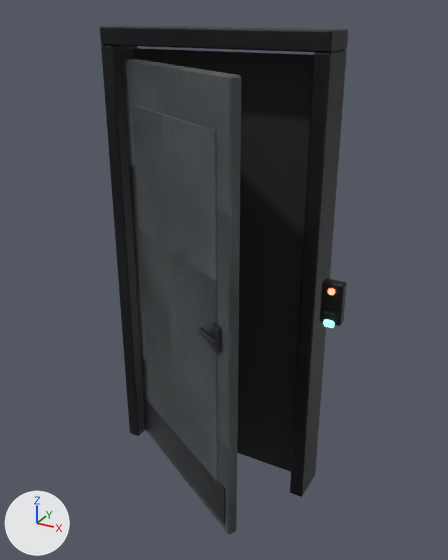
Renders of the glTF model hush-fp/src/assets/props/door_keycard.glb from each side of a commit.
Camera for both pictures: a camera (50 mm lens) standing at (1.42, -2.52, 2.36) and looking at (0.12, -0.16, 1.18). The axes (+X, +Y, +Z) are drawn at lower left. The lights are the same throughout. The older version comes first. Where no turn or scale is listed for an object, it has been applied to the vertices. Vertices at exactly the same position are counted once.

Objects in the first picture: 'door', 'frame'.
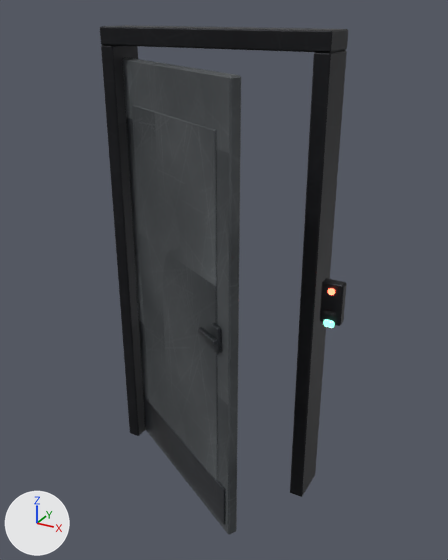
What differs and where, as boxes (x1, y1, x2, y2) in the pictures (448 x 560 px):
```json
{"part": 1, "of": "me_frame", "change": "deleted", "before": [133, 48, 314, 472], "on screen": "black"}
{"part": 2, "of": "me_frame", "change": "surface changed", "before": [120, 45, 317, 474], "after": [120, 45, 317, 474]}
```

Edits to the scene script, one JSON object a line:
```json
{"block": "me_frame", "where": "# used by ob_frame; location = (0.0, 0.0, 0.0)"}
{"op": "remove", "block": "me_frame", "code": "me_frame.from_pydata(...)  # 188 vertices, 352 faces; spans x -0.56..0.69, y -0.12..0.1, z 0.0..2.28"}
{"op": "add", "block": "me_frame", "code": "me_frame.from_pydata(...)  # 164 vertices, 308 faces; spans x -0.56..0.69, y -0.12..0.1, z 0.0..2.28"}
{"block": "me_frame", "change": "me_frame part 1: the loose piece of 24 vertices spanning x -0.49..0.49, y 0.05..0.07, z 0.0..2.18 is deleted"}
{"block": "me_frame", "change": "me_frame part 2: 268 kept faces spanning x -0.56..0.69, y -0.12..0.1, z 0.0..2.28 get new texture (UV) coordinates"}
{"block": "me_frame", "change": "other edits to the shape of me_frame do not show in these pictures"}
```
